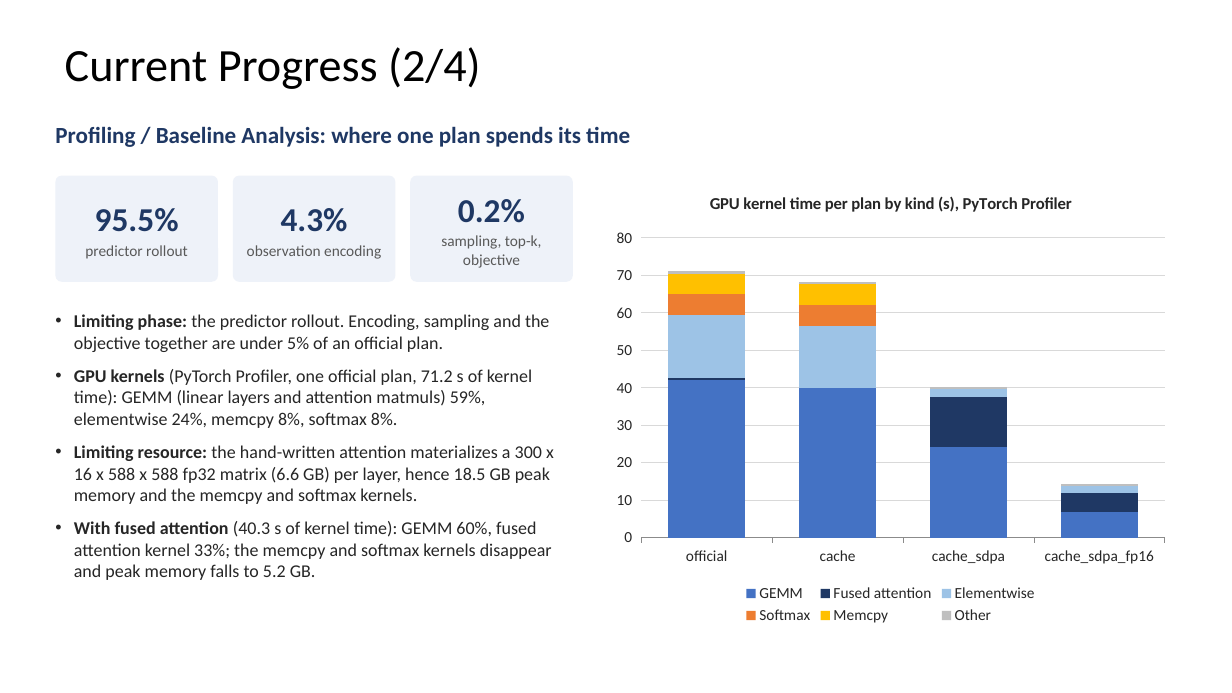
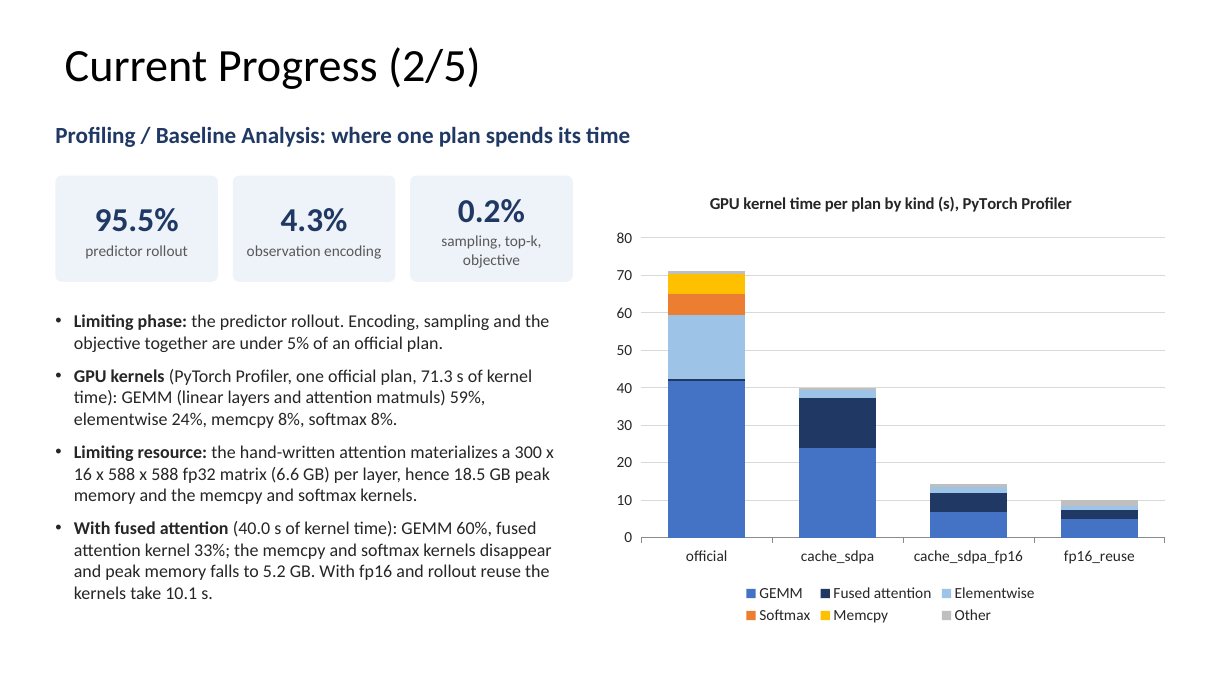
Before and after one commit to WT-MM/hpml-wm-planning, a slide deck: slide 5 of docs/HPML_Midpoint_Report_Team28.pptx. Drawn at 1232x693 pixels with LibreOffice and Linux fonts; fonts in the diff are those of the drawing. Boxes give left, top, right and bottom in pixels: in the first picture for what was removed or moved away, otherwise in the second. Text is boxed around its words. In the diff, an @@ line names an element or a change of style, - is before the commit and + after.

```diff
--- a/docs/HPML_Midpoint_Report_Team28.pptx
+++ b/docs/HPML_Midpoint_Report_Team28.pptx
@@ title at [65, 47, 481, 89]: text changed @@
-Current Progress (2/4)
+Current Progress (2/5)
@@ column stacked chart at [605, 176, 1177, 628] @@
-categories: official, cache, cache_sdpa, cache_sdpa_fp16
+categories: official, cache_sdpa, cache_sdpa_fp16, fp16_reuse
-GEMM: 42, 40, 24, 7
+GEMM: 42, 24, 7, 5
-Fused attention: 0, 0, 13, 5
+Fused attention: 0, 13, 5, 2
-Elementwise: 17, 17, 2, 2
+Elementwise: 17, 2, 2, 1
-Softmax: 5, 6, 0, 0
+Softmax: 6, 0, 0, 0
-Memcpy: 6, 6, 0, 0
+Memcpy: 6, 0, 0, 0
-Other: 1, 1, 1, 1
+Other: 1, 1, 1, 2
@@ text at [74, 369, 532, 428]: text changed @@
-• GPU kernels (PyTorch Profiler, one official plan, 71.2 s of kernel time): GEMM (linear layers and attention matmuls) 59%, elementwise 24%, memcpy 8%, softmax 8%.
+• GPU kernels (PyTorch Profiler, one official plan, 71.3 s of kernel time): GEMM (linear layers and attention matmuls) 59%, elementwise 24%, memcpy 8%, softmax 8%.
@@ text at [74, 521, 552, 599]: text changed @@
-• With fused attention (40.3 s of kernel time): GEMM 60%, fused attention kernel 33%; the memcpy and softmax kernels disappear and peak memory falls to 5.2 GB.
+• With fused attention (40.0 s of kernel time): GEMM 60%, fused attention kernel 33%; the memcpy and softmax kernels disappear and peak memory falls to 5.2 GB. With fp16 and rollout reuse the kernels take 10.1 s.
```
Also in this commit, not shown: 6 other slides changed, 1 slide added, 42 other files.
